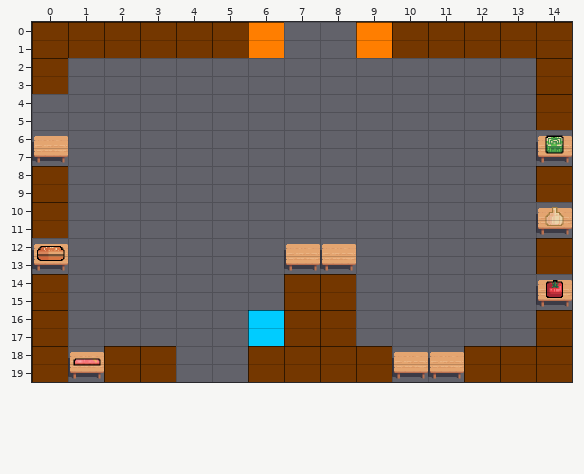
Two states of a Tiled map, ENG1/assets/Maps/StationsMap.tmx. The picture above is the old version.
Cells are 64x32 px. Shown: x 0..14, y 0..19.
Once edited:
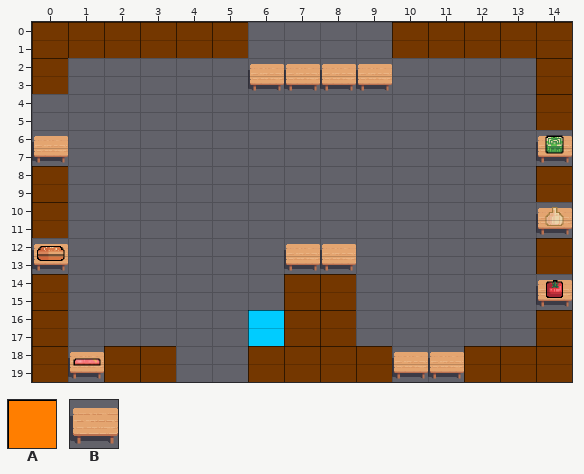
Key: from "Stations": A 5, B 15.
_ is an empty cell.
From the commit log: Added ServingStation, which temporarily has the base USE function of the Counter Station.
Difference:
{"where": "layer \"Tile Layer 1\""}
{"y":1,"x":6,"old":"A","new":"_"}
{"y":1,"x":9,"old":"A","new":"_"}
{"y":3,"x":6,"old":"____","new":"BBBB"}
